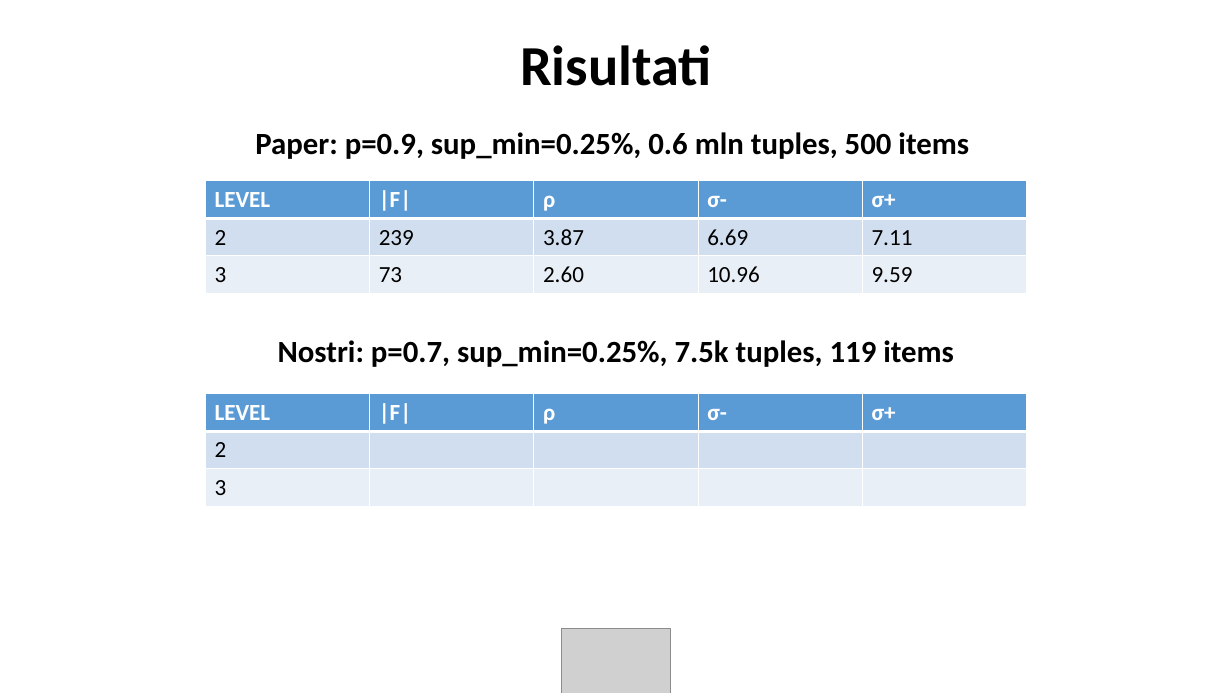
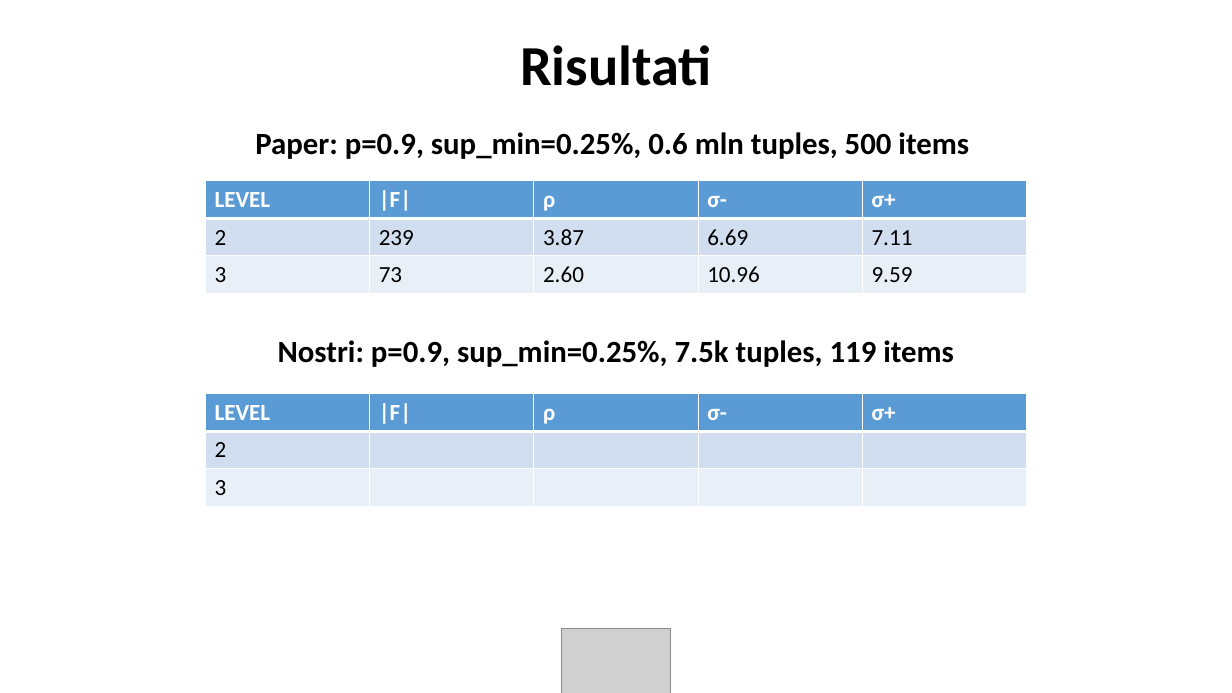
Before and after one commit to jf994/DataProtectionProject, a slide deck: slide 7 of docs/Presentazione.pptx. Drawn at 1232x693 pixels with LibreOffice and Linux fonts; fonts in the diff are those of the drawing; grey boxes stand for pictures; background and template pictures are left out. Boxes give left, top, right and bottom in pixels: in the first picture for what was removed or moved away, otherwise in the second. Text is boxed around its words. In the diff, an @@ line names an element or a change of style, - is before the commit and + after.

```diff
--- a/docs/Presentazione.pptx
+++ b/docs/Presentazione.pptx
@@ text at <box>278,340,954,367</box>: text changed @@
-Nostri: p=0.7, sup_min=0.25%, 7.5k tuples, 119 items
+Nostri: p=0.9, sup_min=0.25%, 7.5k tuples, 119 items
```
Also in this commit, not shown: 4 other slides changed.
